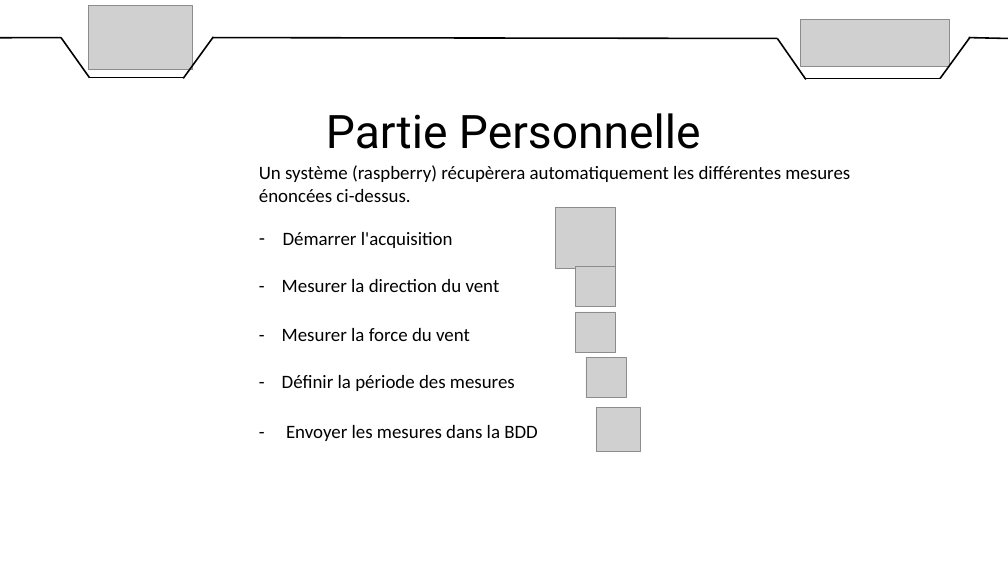
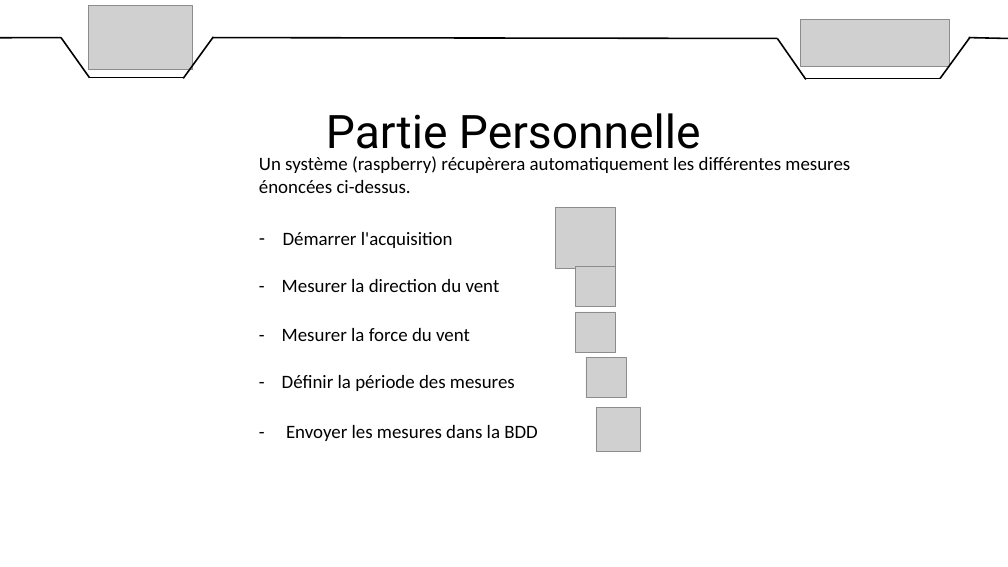
Before and after one commit to DylanChe/SupervisionSerre, a slide deck: slide 5 of oral_projet/revue_2/diaporama_revue_1_steven.pptx. Drawn at 1008x567 pixels with LibreOffice and Linux fonts; fonts in the diff are those of the drawing; grey boxes stand for pictures. Boxes give left, top, right and bottom in pixels: in the first picture for what was removed or moved away, otherwise in the second. Text is boxed around its words. In the diff, an @@ line names an element or a change of style, - is before the commit and + after.

Commit message:
MAJ diapo

```diff
--- a/oral_projet/revue_2/diaporama_revue_1_steven.pptx
+++ b/oral_projet/revue_2/diaporama_revue_1_steven.pptx
@@ text "Un système (raspberry) récupèrera automatiquement ...": place and size @@
-text "Un système (raspberry) récupèrera automatiquement ..." at [259,165,850,202]
+text "Un système (raspberry) récupèrera automatiquement ..." at [259,156,850,193]
```
